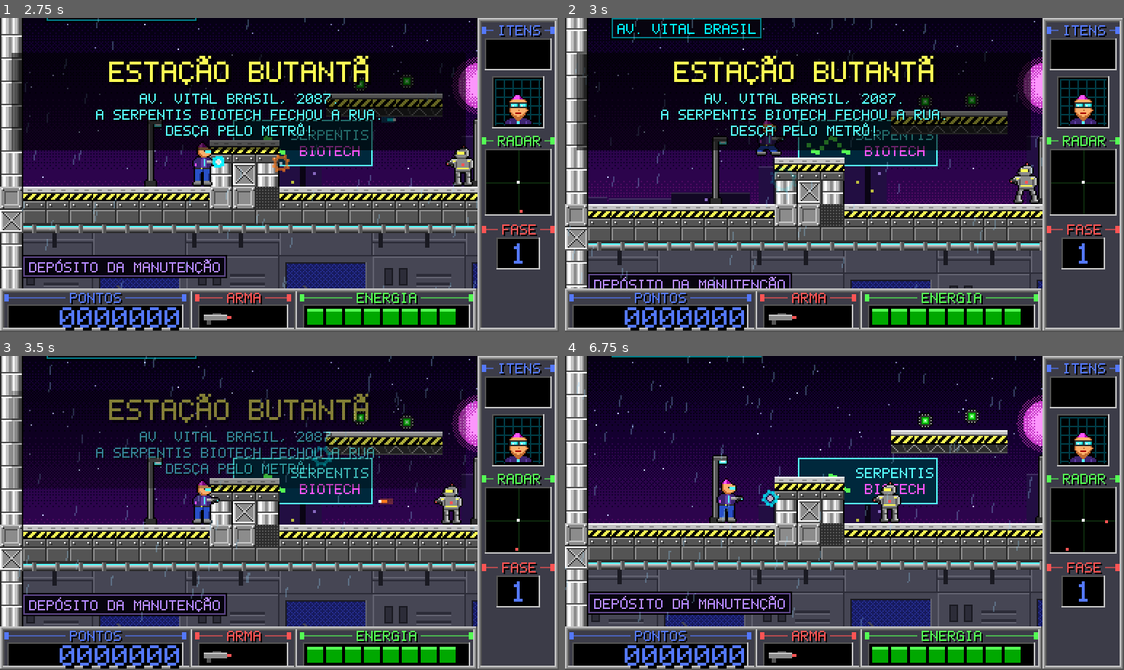
Above: before the commit, frames 1-4 (two rows, left to right).
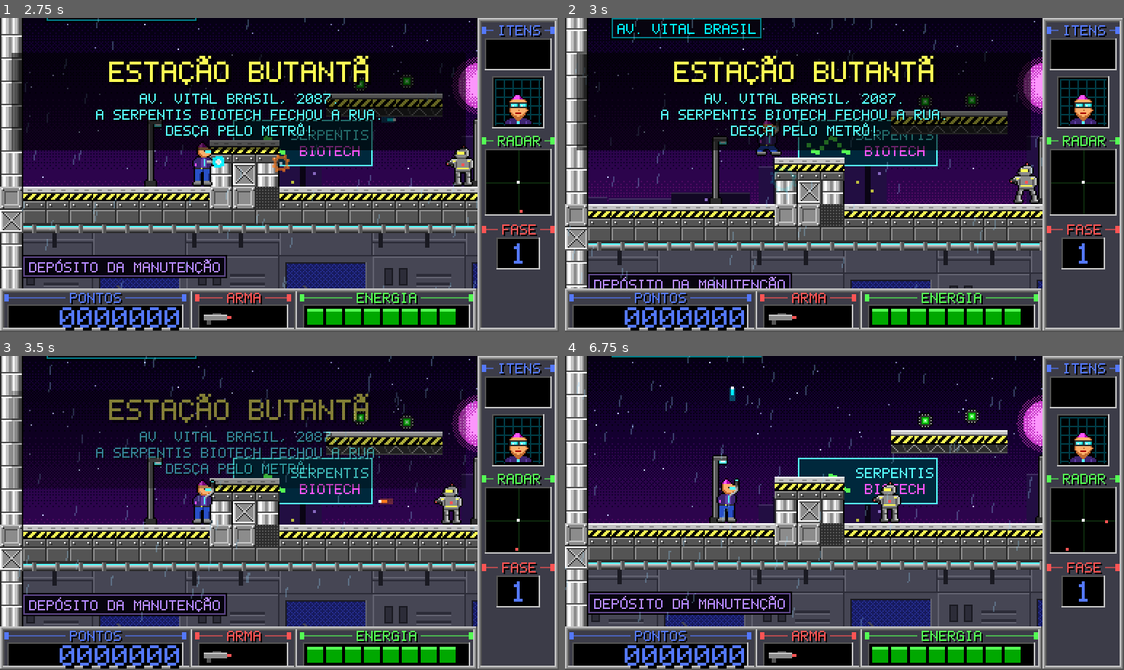
Above: after the commit, the same moments.

Repository: srspinho/Android
Game: Godot game, scene res://scenes/main.tscn
Two runs of this game, one before a commit and one after it. Both use one fixed random seed, a clock stepped at 60 frames per second and the inputs below.
Inputs (mouse positions are in pixels of both pictures, inside the frame that each line leads up to):
- Up to frame 1 (2.75 s): tap Enter (restart) at 0.5 s; move the mouse to (402, 159) at 0.52 s; hold Right (move_right) 0.53-1.28 s; hold X (shoot) 0.53-1.28 s; click (402, 159) at 0.67 s; tap Space (jump) at 0.77, 1.52 s; move the mouse to (167, 190) at 1.27 s; hold Down (move_down) 1.28-2.03 s; tap X (shoot) at 1.35 s; move the mouse to (335, 105) at 2.02 s; hold Right (move_right) from 2.03 s (still down); hold X (shoot) from 2.03 s (still down); tap Z at 2.1 s
- Up to frame 2 (3 s): move the mouse to (816, 237) at 2.77 s; release Right (move_right) at 2.78 s; release X (shoot) at 2.78 s; hold Up (move_up) from 2.78 s (still down); tap K at 2.85 s; click (816, 237) at 2.92 s
- Up to frame 3 (3.5 s): keep holding Up (move_up); tap Space (jump) at 3.02 s; tap X (shoot) at 3.05 s
- Up to frame 4 (6.75 s): move the mouse to (1012, 560) at 3.52 s; release Up (move_up) at 3.53 s; hold X (shoot) 3.53-4.28 s; hold Left (move_left) 3.53-5.03 s; tap J at 3.6 s; tap Space (jump) at 3.77, 4.52, 6.02 s; move the mouse to (676, 465) at 4.27 s; tap Ctrl at 4.35 s; tap X (shoot) at 4.55, 5.85 s; move the mouse to (872, 513) at 5.02 s; hold Down (move_down) 5.03-5.78 s; hold X (shoot) 5.03-5.78 s; tap R at 5.1 s; click (872, 513) at 5.17 s; move the mouse to (760, 434) at 5.77 s; hold Right (move_right) 5.78-6.53 s; move the mouse to (967, 497) at 6.52 s; hold Up (move_up) from 6.53 s (still down); hold X (shoot) from 6.53 s (still down)

Frame 1 is identical in both runs. In frame 2, less than 0.1% of the frame differs, in the area x 36-40%, y 32-40%; in frame 3, 0.2%; in frame 4, 0.2%, in the area x 29-39%, y 9-49%.

Commit message:
Tiro para cima e barraquinhas de dogão
- Segurar para cima mira o blaster para o alto (novos quadros do herói),
  para derrubar os drones
- Barraquinha de dogão (B no mapa) enche a energia e fecha por 30 s;
  três barraquinhas espalhadas pela fase 1
- Teste automático cobre o tiro para cima e a barraquinha

Co-Authored-By: Claude Opus 5.5 <noreply@anthropic.com>
Claude-Session: https://claude.ai/code/session_01YFXL7CcYEuUuapqFnuYQks

Diff:
--- a/levels/fase1_estacao_butanta.gd
+++ b/levels/fase1_estacao_butanta.gd
@@ -9,6 +9,7 @@
 ##   A  androide segurança    D  drone                C  cobra cibernética
 ##   K  cartão vermelho       +  coxinha (energia)    W  turbo no blaster
 ##   *  chip de dados         L  poste de luz         M  logo do metrô
+##   B  barraquinha de dogão (enche a energia; ocupa 3 blocos de largura)
 ## Pulo máximo: 3 blocos de altura e uns 4 de distância.
 
 const NAME := "ESTAÇÃO BUTANTÃ"
@@ -39,7 +40,7 @@
 	"#             =====                  #########                              ##      =====                                      #",
 	"#                               ---  #########                              ##                                                 #",
 	"#        ###                         #########                        *     ##                                                 #",
-	"#  P  L  ###        L   A            #########  L     A      M        L C   ##            L     A                 +    A  L E  #",
+	"#  P  L  ###        L   A            #########  L B   A      M        L C   ##            L     A                B     A  L E  #",
 	"###########################~~~~################################H##############################################H#################",
 	"###############################################################H##############################################H#################",
 	"#                                                              H                                    |         H                #",
@@ -48,7 +49,7 @@
 	"#                      * W *                                   H                     *              |         H                #",
 	"#                     -------                                  H                    ----            |         H                #",
 	"#                                                              H                                    |         H                #",
-	"#  K          C                     C                  +       H                          A         |   C     H                #",
+	"#  K          C                     C                    B     H                          A         |   C     H                #",
 	"############################################^^^#################################################################################",
 	"################################################################################################################################",
 ]
--- a/scripts/bullet.gd
+++ b/scripts/bullet.gd
@@ -20,6 +20,7 @@
 	var shape := RectangleShape2D.new()
 	shape.size = Vector2(6, 3)
 	cs.shape = shape
+	cs.rotation = direction.angle()
 	add_child(cs)
 	body_entered.connect(_on_body_entered)
 
--- /dev/null
+++ b/scripts/hotdog_stand.gd
@@ -0,0 +1,52 @@
+extends Area2D
+## Barraquinha de dogão: encostou, a energia enche toda. Depois de servir,
+## a barraquinha fecha por um tempo. A origem fica no chão, no meio do carrinho.
+
+const STAND := preload("res://art/hotdog.png")
+const COOLDOWN := 30.0
+
+var main
+
+var _closed := 0.0
+var _sprite: Sprite2D
+
+
+func _ready() -> void:
+	collision_layer = 0
+	collision_mask = 2
+	var cs := CollisionShape2D.new()
+	var shape := RectangleShape2D.new()
+	shape.size = Vector2(36, 24)
+	cs.shape = shape
+	cs.position = Vector2(0, -12)
+	add_child(cs)
+	_sprite = Sprite2D.new()
+	_sprite.texture = STAND
+	_sprite.hframes = 2
+	_sprite.position = Vector2(0, -20)
+	add_child(_sprite)
+	body_entered.connect(_on_body_entered)
+
+
+func _physics_process(delta: float) -> void:
+	if _closed > 0.0:
+		_closed -= delta
+	_sprite.frame = 1 if _closed > 0.0 else 0
+	# Verifica a cada quadro: o jogador pode levar dano parado na barraquinha.
+	var p = main.player
+	if _closed <= 0.0 and not p.dead and p.hp < p.max_hp and overlaps_body(p):
+		p.heal(p.max_hp)
+		_closed = COOLDOWN
+		main.hud.show_message("Dogão completo! Energia no máximo")
+		main.spawn_fx(global_position + Vector2(0, -24), Color("#fcfc54"), 14.0)
+
+
+func _on_body_entered(body: Node) -> void:
+	if body != main.player:
+		return
+	if _closed > COOLDOWN - 0.5:
+		return  # acabou de servir neste toque
+	if _closed > 0.0:
+		main.hud.show_message("Barraquinha fechada. Volta em %d s" % ceili(_closed))
+	elif body.hp >= body.max_hp:
+		main.hud.show_message("Energia cheia: guarde o dogão pra depois!")
--- a/scripts/main.gd
+++ b/scripts/main.gd
@@ -21,6 +21,7 @@
 const SnakeScript := preload("res://scripts/enemy_snake.gd")
 const PickupScript := preload("res://scripts/pickup.gd")
 const DoorScript := preload("res://scripts/door.gd")
+const HotdogScript := preload("res://scripts/hotdog_stand.gd")
 const FxScript := preload("res://scripts/fx.gd")
 const LevelArtScript := preload("res://scripts/level_art.gd")
 const HazardArtScript := preload("res://scripts/hazard_art.gd")
@@ -235,6 +236,8 @@
 					_spawn(DroneScript, center)
 				"C":
 					_spawn(SnakeScript, feet)
+				"B":
+					_spawn(HotdogScript, feet)
 				"K", "+", "W", "*", "E":
 					var p = PickupScript.new()
 					p.kind = c
--- a/scripts/player.gd
+++ b/scripts/player.gd
@@ -26,6 +26,8 @@
 const F_RUN := [1, 2, 1, 3]
 const F_JUMP := 4
 const F_CLIMB := [5, 6]
+## Os quadros 7 a 11 repetem parado/corrida/pulo mirando para cima.
+const F_AIM_UP_OFFSET := 7
 
 var main
 var max_hp := 8
@@ -45,6 +47,7 @@
 var _anim := 0.0
 var _muzzle := 0.0
 var _sprite: Sprite2D
+var _aim_up := false
 
 
 func _ready() -> void:
@@ -60,7 +63,7 @@
 
 	_sprite = Sprite2D.new()
 	_sprite.texture = HERO
-	_sprite.hframes = 7
+	_sprite.hframes = 12
 	_sprite.position = Vector2(0, -16)
 	add_child(_sprite)
 
@@ -113,6 +116,8 @@
 	else:
 		_process_move(delta, dir, vdir)
 
+	# Segurar para cima (fora da escada) mira o blaster para o alto.
+	_aim_up = vdir < -0.5 and not _climbing
 	collision_mask = MASK_PASS if (_climbing or _drop_timer > 0.0) else MASK_NORMAL
 	move_and_slide()
 
@@ -172,8 +177,12 @@
 	var b = BulletScript.new()
 	b.main = main
 	b.from_player = true
-	b.direction = Vector2(facing, 0)
-	b.position = global_position + Vector2(facing * 12, -17)
+	if _aim_up:
+		b.direction = Vector2.UP
+		b.position = global_position + Vector2(facing * 8, -32)
+	else:
+		b.direction = Vector2(facing, 0)
+		b.position = global_position + Vector2(facing * 12, -17)
 	main.world.add_child(b)
 
 
@@ -203,18 +212,20 @@
 	_sprite.flip_h = facing < 0
 	if _climbing:
 		_sprite.frame = F_CLIMB[int(global_position.y / 8.0) % 2]
-	elif not is_on_floor():
-		_sprite.frame = F_JUMP
+		queue_redraw()
+		return
+	var f := F_STAND
+	if not is_on_floor():
+		f = F_JUMP
 	elif absf(velocity.x) > 10.0:
-		_sprite.frame = F_RUN[int(_anim * 10.0) % F_RUN.size()]
-	else:
-		_sprite.frame = F_STAND
+		f = F_RUN[int(_anim * 10.0) % F_RUN.size()]
+	_sprite.frame = f + (F_AIM_UP_OFFSET if _aim_up else 0)
 	queue_redraw()
 
 
 func _draw() -> void:
 	# Clarão do tiro na ponta do blaster
 	if _muzzle > 0.0 and _sprite.visible:
-		var tip := Vector2(facing * 13, -17)
+		var tip := Vector2(facing * 8, -33) if _aim_up else Vector2(facing * 13, -17)
 		draw_rect(Rect2(tip - Vector2(3, 3), Vector2(6, 6)), Color("#54fcfc"))
 		draw_rect(Rect2(tip - Vector2(1, 1), Vector2(3, 3)), Color.WHITE)
--- a/tests/smoke_test.gd
+++ b/tests/smoke_test.gd
@@ -1,5 +1,5 @@
-## Teste rápido: joga a fase 1 sozinho (anda, desce a escada, pega o cartão,
-## abre a porta, chega na saída), imprime o resultado e salva prints.
+## Teste rápido: joga a fase 1 sozinho (anda, atira para cima no drone, usa a
+## barraquinha de dogão, desce a escada, pega o cartão, abre a porta, chega na saída), imprime o resultado e salva prints.
 ## Uso: godot --path . res://tests/smoke_test.tscn -- <pasta_para_prints>
 extends Node
 
@@ -24,6 +24,13 @@
 	await wait(sec)
 	Input.action_release(action)
 
+func _count_drones() -> int:
+	var n := 0
+	for e in get_tree().get_nodes_in_group("enemies"):
+		if e.get_script().resource_path.ends_with("enemy_drone.gd"):
+			n += 1
+	return n
+
 func _run():
 	await wait(0.6)
 	var p = main.player
@@ -35,8 +42,22 @@
 	print("PULO y: ", p.global_position.y); Input.action_release("jump")
 	await wait(0.6)
 	Input.action_press("shoot"); await wait(0.05); await shot("02_tiro"); Input.action_release("shoot")
-	# prédio / drone
+	# prédio / drone: tiro para cima
 	p.global_position = Vector2(41*16+8, 8*16); await wait(0.8); await shot("03_predio")
+	var drones_before := _count_drones()
+	var score_before: int = main.get_score()
+	p.hp = 8
+	Input.action_press("move_up"); Input.action_press("shoot")
+	await wait(0.25); await shot("03b_tiro_cima")
+	await wait(1.5)
+	Input.action_release("shoot"); Input.action_release("move_up")
+	print("TIRO PARA CIMA: drones ", drones_before, " -> ", _count_drones(), " pontos ", score_before, " -> ", main.get_score())
+	# barraquinha de dogão
+	p.hp = 3
+	p.global_position = Vector2(48*16, 13*16); await wait(0.2)
+	await hold("move_right", 0.3)
+	await wait(0.2); await shot("03c_dogao")
+	print("DOGAO: energia 3 -> ", p.hp, " (esperado 8)")
 	# escada do metrô
 	p.global_position = Vector2(63*16+8, 13*16); p.velocity = Vector2.ZERO; await wait(0.3)
 	print("NO TOPO DA ESCADA y=", p.global_position.y, " chao=", p.is_on_floor())
Binary file changed: art/hero.png
Binary file added: art/hotdog.png
Not shown, added: art/hotdog.png.import
Not shown, changed: README.md
Not shown, changed: docs/GDD.md
Not shown, changed: tools/gen_art.py
